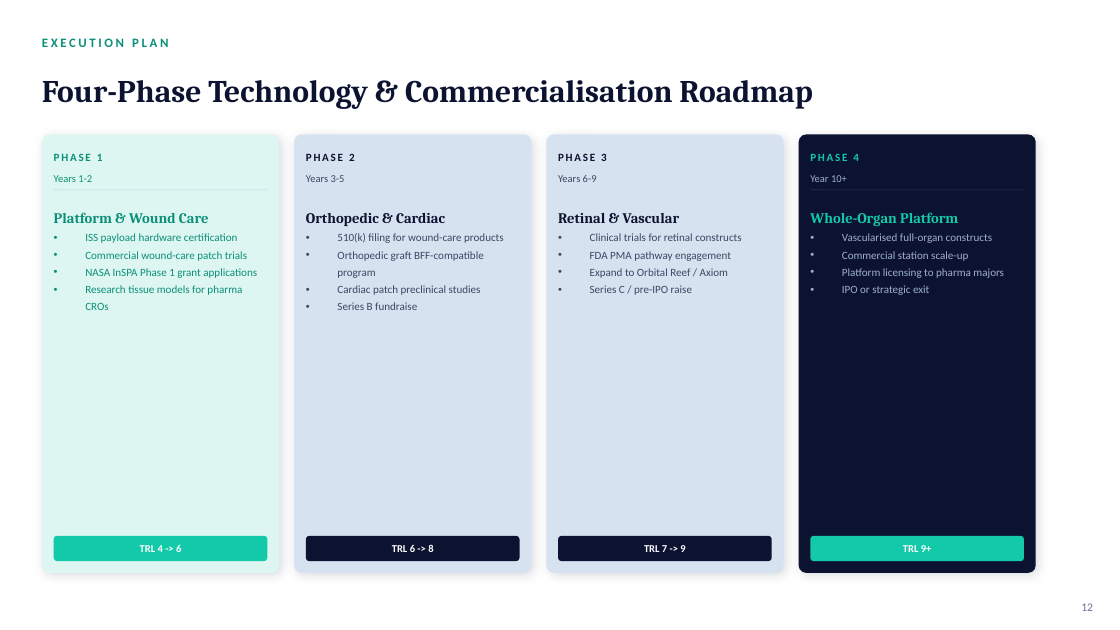
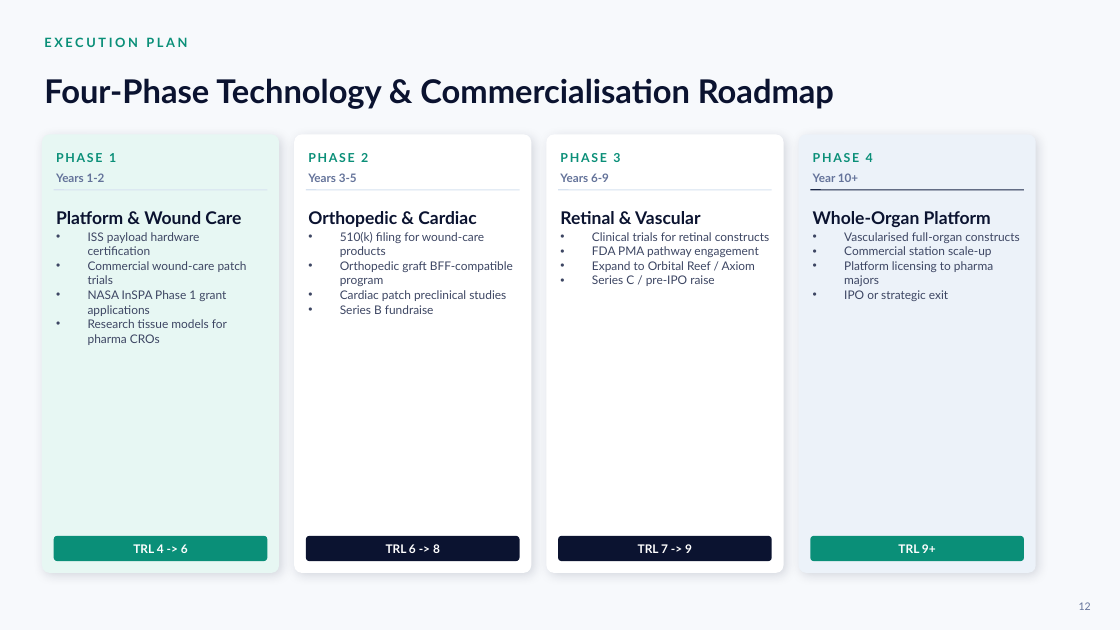
Before and after one commit to anthonyleedu/anthonyleedu, a slide deck: slide 12 of Samuel Space Organ and Tissue Engineering - Investor Presentation (2).pptx. Drawn at 1120x630 pixels with LibreOffice and Linux fonts; fonts in the diff are those of the drawing. Boxes give left, top, right and bottom in pixels: in the first picture for what was removed or moved away, otherwise in the second. Text is boxed around its words. In the diff, an @@ line names an element or a change of style, - is before the commit and + after.

```diff
--- a/Samuel Space Organ and Tissue Engineering - Investor Presentation (2).pptx
+++ b/Samuel Space Organ and Tissue Engineering - Investor Presentation (2).pptx
@@ background #FFFFFF to #F7F9FC @@
@@ text "EXECUTION PLAN" at (x1=44, y1=37, x2=187, y2=47): font Calibri to Lato; line spacing 1 to 1.02 @@
@@ text "Four-Phase Technology & Commercialisation Roadmap" at (x1=44, y1=78, x2=834, y2=109): size 27 to 28 pt, font Cambria to Lato; line spacing 1 to 1.02 @@
@@ rounded rectangle at (x1=42, y1=134, x2=279, y2=573): fill #DEF6F1 to #E7F7F3 @@
@@ text "PHASE 1" at (x1=56, y1=153, x2=116, y2=162): size 9.5 to 10.6 pt, font Calibri to Lato; line spacing 1 to 1.02 @@
@@ rounded rectangle at (x1=294, y1=134, x2=531, y2=573): fill #D7E2F0 to #FFFFFF @@
@@ text "PHASE 2" at (x1=308, y1=153, x2=368, y2=162): size 9.5 to 10.6 pt, font Calibri to Lato, text colour #0B1330 to #0A8F78; line spacing 1 to 1.02 @@
@@ rounded rectangle at (x1=546, y1=134, x2=783, y2=573): fill #D7E2F0 to #FFFFFF @@
@@ text "PHASE 3" at (x1=560, y1=153, x2=620, y2=162): size 9.5 to 10.6 pt, font Calibri to Lato, text colour #0B1330 to #0A8F78; line spacing 1 to 1.02 @@
@@ rounded rectangle at (x1=799, y1=134, x2=1036, y2=573): fill #0B1330 to #ECF2F9 @@
@@ text "PHASE 4" at (x1=813, y1=153, x2=873, y2=162): size 9.5 to 10.6 pt, font Calibri to Lato, text colour #12C9AA to #0A8F78; line spacing 1 to 1.02 @@
@@ text "Years 1-2" at (x1=56, y1=173, x2=105, y2=182): size 9 to 10 pt, font Calibri to Lato, text colour #0A8F78 to #64739A, bold on; line spacing 1 to 1.02 @@
@@ text "Years 3-5" at (x1=308, y1=173, x2=357, y2=182): size 9 to 10 pt, font Calibri to Lato, text colour #3D4663 to #64739A, bold on; line spacing 1 to 1.02 @@
@@ text "Years 6-9" at (x1=560, y1=173, x2=609, y2=182): size 9 to 10 pt, font Calibri to Lato, text colour #3D4663 to #64739A, bold on; line spacing 1 to 1.02 @@
@@ text "Year 10+" at (x1=813, y1=173, x2=858, y2=182): size 9 to 10 pt, font Calibri to Lato, text colour #9FB0CB to #64739A, bold on; line spacing 1 to 1.02 @@
@@ text "Platform & Wound Care" at (x1=56, y1=211, x2=241, y2=224): size 12.5 to 15 pt, font Cambria to Lato, text colour #0A8F78 to #0B1330; line spacing 1.05 to 1.02 @@
@@ text "Orthopedic & Cardiac" at (x1=308, y1=211, x2=476, y2=227): size 12.5 to 15 pt, font Cambria to Lato; line spacing 1.05 to 1.02 @@
@@ text "Retinal & Vascular" at (x1=560, y1=211, x2=700, y2=224): size 12.5 to 15 pt, font Cambria to Lato; line spacing 1.05 to 1.02 @@
@@ text "Whole-Organ Platform" at (x1=813, y1=211, x2=991, y2=227): size 12.5 to 15 pt, font Cambria to Lato, text colour #12C9AA to #0B1330; line spacing 1.05 to 1.02 @@
@@ text "ISS payload hardware certification" at (x1=88, y1=232, x2=247, y2=345): size 9.5 to 10.2 pt, font Calibri to Lato, text colour #0A8F78 to #3D4663; line spacing 1.3 to 1.02 @@
@@ text "510(k) filing for wound-care products" at (x1=340, y1=232, x2=513, y2=314): size 9.5 to 10.2 pt, font Calibri to Lato; line spacing 1.3 to 1.02 @@
@@ text "Clinical trials for retinal constructs" at (x1=592, y1=232, x2=769, y2=286): size 9.5 to 10.2 pt, font Calibri to Lato; line spacing 1.3 to 1.02 @@
@@ text "Vascularised full-organ constructs" at (x1=844, y1=232, x2=1019, y2=301): size 9.5 to 10.2 pt, font Calibri to Lato, text colour #9FB0CB to #3D4663; line spacing 1.3 to 1.02 @@
@@ rounded rectangle at (x1=54, y1=536, x2=267, y2=561): fill #12C9AA to #0A8F78 @@
@@ size 9 to 10.2 pt, font Calibri to Lato; line spacing 1 to 1.02 in 4 elements at (x1=133, y1=544, x2=188, y2=553), (x1=386, y1=544, x2=440, y2=553), (x1=638, y1=544, x2=692, y2=553), (x1=898, y1=544, x2=936, y2=553) @@
@@ rounded rectangle at (x1=811, y1=536, x2=1024, y2=561): fill #12C9AA to #0A8F78 @@
@@ text "12" at (x1=1079, y1=602, x2=1091, y2=610): size 10 to 9 pt, font Calibri to Lato; line spacing 1 to 1.02 @@
```
Also in this commit, not shown: 20 other slides changed.
